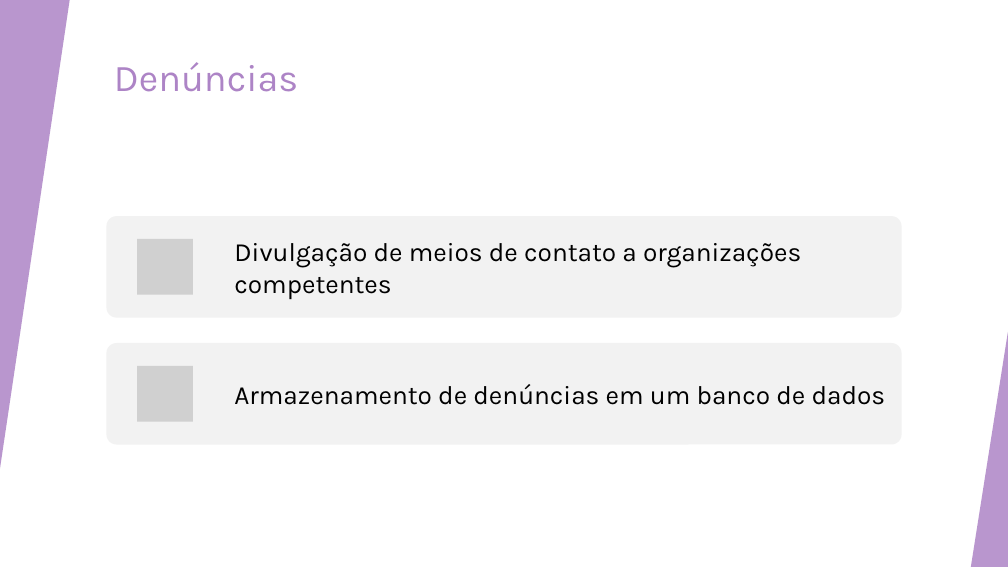
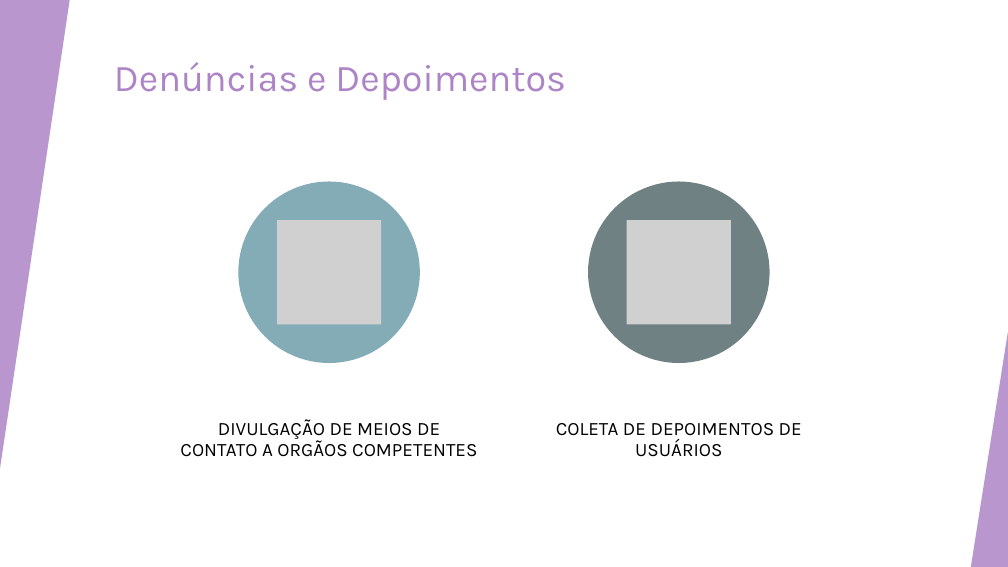
Before and after one commit to guilhermewerner/ti2, a slide deck: slide 6 of Documentation/Sprint-2.pptx (slide 5 before the commit). Drawn at 1008x567 pixels with LibreOffice and Linux fonts; fonts in the diff are those of the drawing; grey boxes stand for pictures. Boxes give left, top, right and bottom in pixels: in the first picture for what was removed or moved away, otherwise in the second. Text is boxed around its words. In the diff, an @@ line names an element or a change of style, - is before the commit and + after.

Commit message:
Fix BD and Slides

```diff
--- a/Documentation/Sprint-2.pptx
+++ b/Documentation/Sprint-2.pptx
@@ title at (x1=114, y1=62, x2=566, y2=100): text changed @@
-Denúncias
+Denúncias e Depoimentos
@@ group removed at (x1=107, y1=216, x2=902, y2=445): 2 rounded rectangles, 2 pictures, 1 text @@
-Armazenamento de denúncias em um banco de dados
@@ text at (x1=180, y1=419, x2=477, y2=457): text changed; size 25 to 18 pt @@
-Divulgação de meios de contato a organizações competentes
+DIVULGAÇÃO DE MEIOS DE CONTATO A ORGÃOS COMPETENTES
@@ text "DIVULGAÇÃO DE MEIOS DE CONTATO ..." at (x1=180, y1=419, x2=477, y2=457): vertical alignment middle to top @@
@@ group added at (x1=238, y1=181, x2=802, y2=457): 2 ellipses, 2 pictures, 1 text @@
+COLETA DE DEPOIMENTOS DE USUÁRIOS
```
Also in this commit, not shown: 7 other slides changed, 4 slides added, 1 slide removed, 8 other files.
